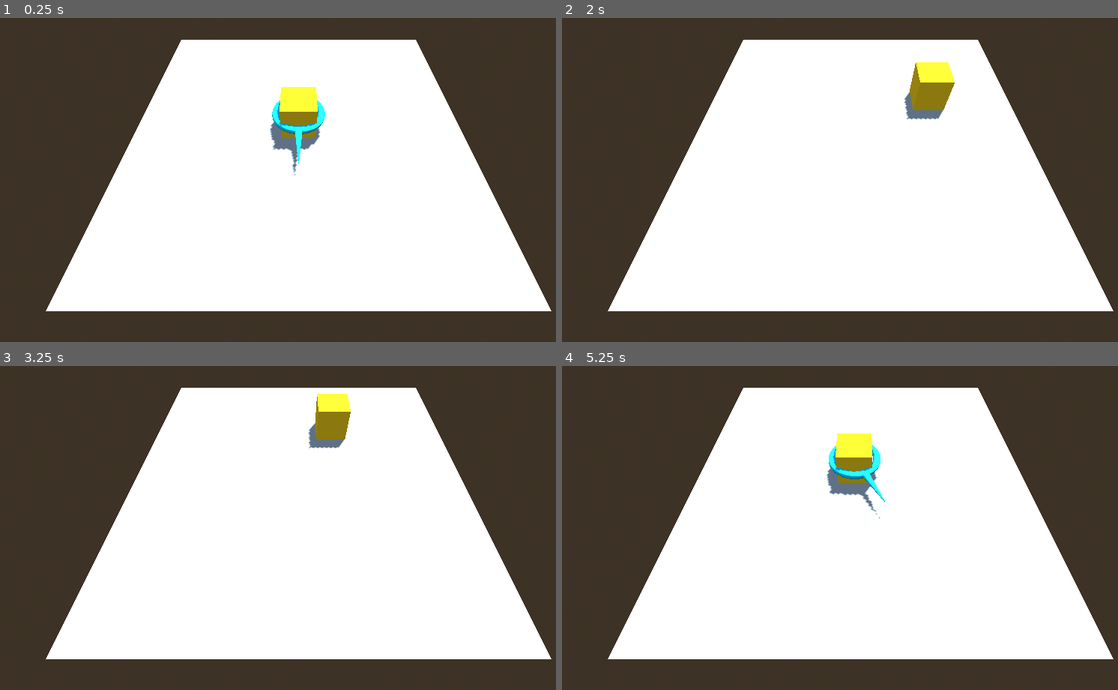
Above: before the commit, frames 1-4 (two rows, left to right).
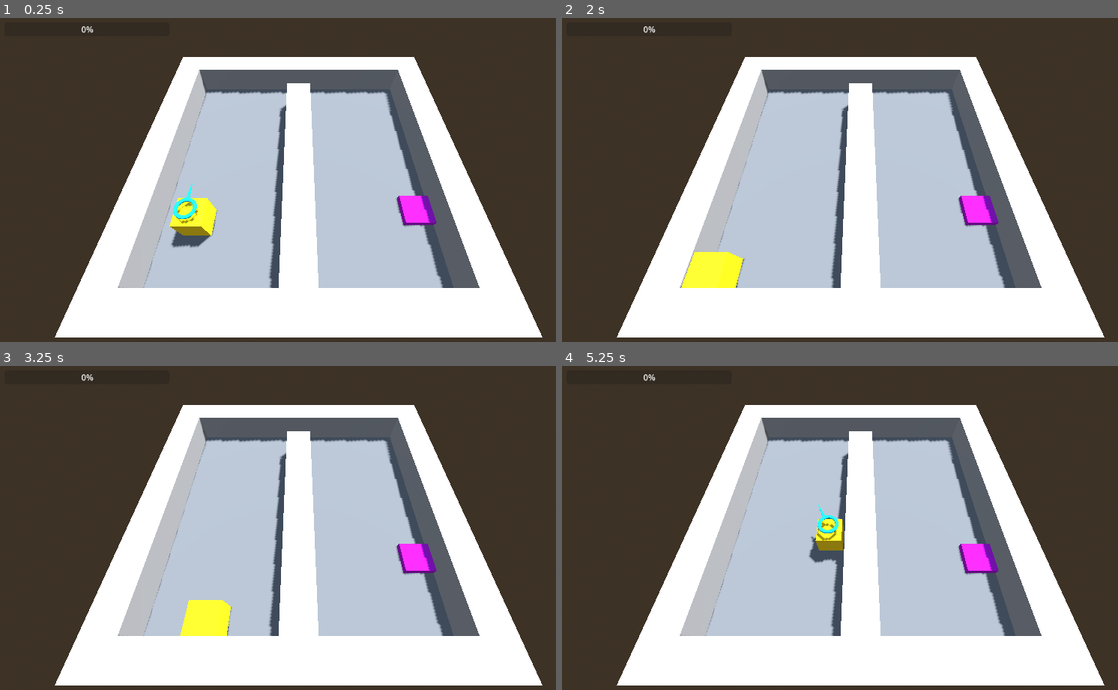
Above: after the commit, the same moments.

Repository: Rexol/press-to-exit
Game: Godot game, scene res://scenes/demo_scene.tscn
Two runs of this game, one before a commit and one after it. Both use one fixed random seed, a clock stepped at 60 frames per second and the inputs below. The project has no main scene, so this scene is started directly.
Inputs:
- Up to frame 1 (0.25 s): no input
- Up to frame 2 (2 s): tap Enter at 0.5 s; hold Space (latter_button) 0.53-1.28 s; tap Space (latter_button) at 1.35 s
- Up to frame 3 (3.25 s): hold Space (latter_button) 2.03-2.78 s; tap Space (latter_button) at 2.85 s
- Up to frame 4 (5.25 s): hold Space (latter_button) 3.53-4.28 s; tap Space (latter_button) at 4.35 s; hold Space (latter_button) from 5.03 s (still down)

The runs differ from the first frame. In frame 1, 45% of the frame differs, in the area x 8-100%, y 2-99%; in frame 2, 44%; in frame 3, 44%; in frame 4, 45%.

Commit message:
Add slot and door

Diff:
--- a/scenes/demo_scene.tscn
+++ b/scenes/demo_scene.tscn
@@ -1,6 +1,7 @@
-[gd_scene load_steps=6 format=3 uid="uid://b6jfqn13ciqwu"]
+[gd_scene load_steps=8 format=3 uid="uid://b6jfqn13ciqwu"]
 
 [ext_resource type="PackedScene" uid="uid://qn2ndofseqlm" path="res://scenes/player.tscn" id="1_ayjxf"]
+[ext_resource type="PackedScene" uid="uid://ccv27786t0nnb" path="res://scenes/slot_and_door.tscn" id="2_wyrjo"]
 
 [sub_resource type="ProceduralSkyMaterial" id="ProceduralSkyMaterial_awnil"]
 sky_horizon_color = Color(0.64625, 0.65575, 0.67075, 1)
@@ -14,23 +15,55 @@
 sky = SubResource("Sky_5upgx")
 tonemap_mode = 2
 
+[sub_resource type="StandardMaterial3D" id="StandardMaterial3D_uwhrt"]
+albedo_color = Color(0.393086, 0.393086, 0.393085, 1)
+
 [sub_resource type="PlaneMesh" id="PlaneMesh_obcdt"]
+material = SubResource("StandardMaterial3D_uwhrt")
 size = Vector2(10, 10)
 
 [node name="DemoScene" type="Node3D"]
 
 [node name="DirectionalLight3D" type="DirectionalLight3D" parent="."]
-transform = Transform3D(-0.866025, -0.433013, 0.25, 0, 0.5, 0.866025, -0.5, 0.75, -0.433013, 0, 0, 0)
+transform = Transform3D(-0.721493, -0.599653, 0.34621, -9.83852e-09, 0.5, 0.866026, -0.692422, 0.624832, -0.360747, 0, 0, 0)
 shadow_enabled = true
 
 [node name="WorldEnvironment" type="WorldEnvironment" parent="."]
 environment = SubResource("Environment_n2e0q")
 
 [node name="MainCamera" type="Camera3D" parent="."]
-transform = Transform3D(1, 0, 0, 0, 0.5, 0.866025, 0, -0.866025, 0.5, 0, 5, 5)
+transform = Transform3D(1, 0, 0, 0, 0.5, 0.866025, 0, -0.866025, 0.5, 0, 7, 5)
 
 [node name="MeshInstance3D" type="MeshInstance3D" parent="."]
 mesh = SubResource("PlaneMesh_obcdt")
 
 [node name="Player" parent="." instance=ExtResource("1_ayjxf")]
-transform = Transform3D(1, 0, 0, 0, 1, 0, 0, 0, 1, 0, 0.5, 0)
+transform = Transform3D(-1, 0, -8.74228e-08, 0, 1, 0, 8.74228e-08, 0, -1, -3.26508, 0.5, 2.42871)
+
+[node name="CSGBox3D" type="CSGBox3D" parent="."]
+transform = Transform3D(1, 0, 0, 0, 1, 0, 0, 0, 1, 0, 0.5, -5)
+use_collision = true
+size = Vector3(11, 1, 1)
+
+[node name="CSGBox3D4" type="CSGBox3D" parent="."]
+transform = Transform3D(1, 0, 0, 0, 1, 0, 0, 0, 1, 0, 0.5, 5)
+use_collision = true
+size = Vector3(11, 1, 1)
+
+[node name="CSGBox3D2" type="CSGBox3D" parent="."]
+transform = Transform3D(1, 0, 0, 0, 1, 0, 0, 0, 1, -5, 0.5, 0)
+use_collision = true
+size = Vector3(1, 1, 11)
+
+[node name="CSGBox3D3" type="CSGBox3D" parent="."]
+transform = Transform3D(1, 0, 0, 0, 1, 0, 0, 0, 1, 5, 0.5, -1)
+use_collision = true
+size = Vector3(1, 1, 9)
+
+[node name="CSGBox3D5" type="CSGBox3D" parent="."]
+transform = Transform3D(1, 0, 0, 0, 1, 0, 0, 0, 1, 0, 0.5, 0.5)
+use_collision = true
+size = Vector3(1, 1, 8)
+
+[node name="SlotAndDoor" parent="." instance=ExtResource("2_wyrjo")]
+transform = Transform3D(1.19249e-08, 0, -1, 0, 1, 0, 1, 0, 1.19249e-08, 5, 0.5, 4)
--- /dev/null
+++ b/scenes/door.tscn
@@ -0,0 +1,48 @@
+[gd_scene load_steps=7 format=3 uid="uid://dmba417rg84tb"]
+
+[ext_resource type="Script" path="res://scripts/door.gd" id="1_ae7c6"]
+
+[sub_resource type="BoxMesh" id="BoxMesh_gw0f5"]
+
+[sub_resource type="ConcavePolygonShape3D" id="ConcavePolygonShape3D_yx6cg"]
+data = PackedVector3Array(-0.5, 0.5, 0.5, 0.5, 0.5, 0.5, -0.5, -0.5, 0.5, 0.5, 0.5, 0.5, 0.5, -0.5, 0.5, -0.5, -0.5, 0.5, 0.5, 0.5, -0.5, -0.5, 0.5, -0.5, 0.5, -0.5, -0.5, -0.5, 0.5, -0.5, -0.5, -0.5, -0.5, 0.5, -0.5, -0.5, 0.5, 0.5, 0.5, 0.5, 0.5, -0.5, 0.5, -0.5, 0.5, 0.5, 0.5, -0.5, 0.5, -0.5, -0.5, 0.5, -0.5, 0.5, -0.5, 0.5, -0.5, -0.5, 0.5, 0.5, -0.5, -0.5, -0.5, -0.5, 0.5, 0.5, -0.5, -0.5, 0.5, -0.5, -0.5, -0.5, 0.5, 0.5, 0.5, -0.5, 0.5, 0.5, 0.5, 0.5, -0.5, -0.5, 0.5, 0.5, -0.5, 0.5, -0.5, 0.5, 0.5, -0.5, -0.5, -0.5, 0.5, 0.5, -0.5, 0.5, -0.5, -0.5, -0.5, 0.5, -0.5, 0.5, 0.5, -0.5, -0.5, -0.5, -0.5, -0.5)
+
+[sub_resource type="Animation" id="Animation_xqfjb"]
+length = 0.001
+tracks/0/type = "position_3d"
+tracks/0/imported = false
+tracks/0/enabled = true
+tracks/0/path = NodePath(".")
+tracks/0/interp = 1
+tracks/0/loop_wrap = true
+tracks/0/keys = PackedFloat32Array(0, 1, 0, 0, 0, 0.366667, 1, 0, -0.6, 0)
+
+[sub_resource type="Animation" id="Animation_tcude"]
+resource_name = "door_open"
+tracks/0/type = "position_3d"
+tracks/0/imported = false
+tracks/0/enabled = true
+tracks/0/path = NodePath(".")
+tracks/0/interp = 1
+tracks/0/loop_wrap = true
+tracks/0/keys = PackedFloat32Array(0, 1, 0, 0, 0, 0.4, 1, 0, -1.5, 0)
+
+[sub_resource type="AnimationLibrary" id="AnimationLibrary_0saju"]
+_data = {
+"RESET": SubResource("Animation_xqfjb"),
+"door_open": SubResource("Animation_tcude")
+}
+
+[node name="Door" type="StaticBody3D"]
+script = ExtResource("1_ae7c6")
+
+[node name="MeshInstance3D" type="MeshInstance3D" parent="."]
+mesh = SubResource("BoxMesh_gw0f5")
+
+[node name="CollisionShape3D" type="CollisionShape3D" parent="."]
+shape = SubResource("ConcavePolygonShape3D_yx6cg")
+
+[node name="AnimationPlayer" type="AnimationPlayer" parent="."]
+libraries = {
+"": SubResource("AnimationLibrary_0saju")
+}
--- /dev/null
+++ b/scenes/interaction_slot.tscn
@@ -0,0 +1,32 @@
+[gd_scene load_steps=5 format=3 uid="uid://rin1wsdgxdc3"]
+
+[ext_resource type="Script" path="res://scripts/interaction_slot.gd" id="1_mfxjo"]
+
+[sub_resource type="StandardMaterial3D" id="StandardMaterial3D_mgbir"]
+albedo_color = Color(0.664833, 0.000816009, 0.750442, 1)
+
+[sub_resource type="BoxMesh" id="BoxMesh_3phby"]
+material = SubResource("StandardMaterial3D_mgbir")
+size = Vector3(1, 0.2, 1)
+
+[sub_resource type="BoxShape3D" id="BoxShape3D_x07l8"]
+size = Vector3(1, 0.2, 1)
+
+[node name="InteractionSlot" type="Node3D"]
+script = ExtResource("1_mfxjo")
+metadata/_edit_horizontal_guides_ = [10.0]
+metadata/_edit_vertical_guides_ = [10.0]
+
+[node name="MeshInstance3D" type="MeshInstance3D" parent="."]
+mesh = SubResource("BoxMesh_3phby")
+
+[node name="Area3D" type="Area3D" parent="."]
+
+[node name="CollisionShape3D" type="CollisionShape3D" parent="Area3D"]
+shape = SubResource("BoxShape3D_x07l8")
+
+[node name="ProgressBar" type="ProgressBar" parent="."]
+offset_left = 10.0
+offset_top = 11.0
+offset_right = 328.0
+offset_bottom = 38.0
--- a/scenes/player.tscn
+++ b/scenes/player.tscn
@@ -7,9 +7,10 @@
 
 [sub_resource type="BoxMesh" id="BoxMesh_liva5"]
 material = SubResource("StandardMaterial3D_fileg")
+size = Vector3(0.9, 0.9, 0.9)
 
-[sub_resource type="ConvexPolygonShape3D" id="ConvexPolygonShape3D_qkota"]
-points = PackedVector3Array(-0.5, -0.5, -0.5, 0.5, 0.5, 0.5, 0.5, -0.5, 0.5, 0.5, 0.5, -0.5, -0.5, 0.5, 0.5, 0.5, -0.5, -0.5, -0.5, -0.5, 0.5, -0.5, 0.5, -0.5)
+[sub_resource type="ConvexPolygonShape3D" id="ConvexPolygonShape3D_r5pgc"]
+points = PackedVector3Array(-0.449975, -0.45, -0.45, 0.45, 0.45, 0.45, 0.45, 0.45, -0.45, -0.449975, 0.45, 0.45, 0.45, -0.45, 0.45, -0.449975, 0.45, -0.45, -0.449975, -0.45, 0.45, 0.45, -0.45, -0.45)
 
 [sub_resource type="Animation" id="Animation_8mal4"]
 length = 0.001
@@ -23,6 +24,7 @@
 
 [sub_resource type="Animation" id="Animation_8hi2g"]
 resource_name = "press_feedback"
+length = 0.5
 step = 0.1
 tracks/0/type = "scale_3d"
 tracks/0/imported = false
@@ -30,12 +32,23 @@
 tracks/0/path = NodePath("MeshInstance3D")
 tracks/0/interp = 1
 tracks/0/loop_wrap = true
-tracks/0/keys = PackedFloat32Array(0, 1, 1, 1, 1, 0.1, 1, 0.9, 0.8, 0.9, 0.2, 1, 1, 1, 1)
+tracks/0/keys = PackedFloat32Array(0, 1, 1, 1, 1, 0.2, 1, 0.9, 0.8, 0.9)
+
+[sub_resource type="Animation" id="Animation_3ignl"]
+length = 0.5
+tracks/0/type = "scale_3d"
+tracks/0/imported = false
+tracks/0/enabled = true
+tracks/0/path = NodePath("MeshInstance3D")
+tracks/0/interp = 1
+tracks/0/loop_wrap = true
+tracks/0/keys = PackedFloat32Array(0, 1, 0.9, 0.8, 0.9, 0.2, 1, 1, 1, 1)
 
 [sub_resource type="AnimationLibrary" id="AnimationLibrary_ebbt0"]
 _data = {
 "RESET": SubResource("Animation_8mal4"),
-"press_feedback": SubResource("Animation_8hi2g")
+"press_feedback": SubResource("Animation_8hi2g"),
+"release_feedback": SubResource("Animation_3ignl")
 }
 
 [sub_resource type="StandardMaterial3D" id="StandardMaterial3D_f6u26"]
@@ -44,24 +57,26 @@
 [sub_resource type="CylinderMesh" id="CylinderMesh_2t5od"]
 material = SubResource("StandardMaterial3D_f6u26")
 top_radius = 0.01
-bottom_radius = 0.1
-height = 1.0
+bottom_radius = 0.05
+height = 0.5
 
 [sub_resource type="StandardMaterial3D" id="StandardMaterial3D_3ft8b"]
 albedo_color = Color(9.81867e-06, 0.740239, 0.896444, 1)
 
 [sub_resource type="TorusMesh" id="TorusMesh_4x5v7"]
 material = SubResource("StandardMaterial3D_3ft8b")
-outer_radius = 0.7
+inner_radius = 0.2
+outer_radius = 0.3
 
 [node name="Player" type="CharacterBody3D" groups=["cube"]]
+motion_mode = 1
 script = ExtResource("1_stk45")
 
 [node name="MeshInstance3D" type="MeshInstance3D" parent="."]
 mesh = SubResource("BoxMesh_liva5")
 
 [node name="CollisionShape3D" type="CollisionShape3D" parent="."]
-shape = SubResource("ConvexPolygonShape3D_qkota")
+shape = SubResource("ConvexPolygonShape3D_r5pgc")
 
 [node name="AnimationPlayer" type="AnimationPlayer" parent="."]
 libraries = {
@@ -69,10 +84,10 @@
 }
 
 [node name="ArrowPivot" type="Node3D" parent="."]
-transform = Transform3D(1.1, 0, 0, 0, 1.1, 0, 0, 0, 1.1, 0, 0, 0)
+transform = Transform3D(1.1, 0, 0, 0, 1.1, 0, 0, 0, 1.1, 0, 0.7, 0)
 
 [node name="DirectionArrow" type="MeshInstance3D" parent="ArrowPivot"]
-transform = Transform3D(1, 0, 0, 0, -4.37114e-08, -1, 0, 1, -4.37114e-08, 0, 0, 1.112)
+transform = Transform3D(1, 0, 0, 0, -4.37114e-08, -1, 0, 1, -4.37114e-08, 0, 0, 0.5)
 mesh = SubResource("CylinderMesh_2t5od")
 skeleton = NodePath("../..")
 
--- /dev/null
+++ b/scenes/slot_and_door.tscn
@@ -0,0 +1,13 @@
+[gd_scene load_steps=4 format=3 uid="uid://ccv27786t0nnb"]
+
+[ext_resource type="Script" path="res://scripts/slot_and_door.gd" id="1_oicyr"]
+[ext_resource type="PackedScene" uid="uid://dmba417rg84tb" path="res://scenes/door.tscn" id="1_q6fiq"]
+[ext_resource type="PackedScene" uid="uid://rin1wsdgxdc3" path="res://scenes/interaction_slot.tscn" id="2_yrf4a"]
+
+[node name="SlotAndDoor" type="Node3D"]
+script = ExtResource("1_oicyr")
+
+[node name="Door" parent="." instance=ExtResource("1_q6fiq")]
+
+[node name="InteractionSlot" parent="." instance=ExtResource("2_yrf4a")]
+transform = Transform3D(1, 0, 0, 0, 1, 0, 0, 0, 1, -2, -0.4, 1)
--- /dev/null
+++ b/scripts/door.gd
@@ -0,0 +1,6 @@
+extends StaticBody3D
+
+@onready var animation_player = $AnimationPlayer
+
+func open():
+	animation_player.play("door_open")
--- /dev/null
+++ b/scripts/interaction_slot.gd
@@ -0,0 +1,76 @@
+extends Node3D
+
+signal open_door
+
+@export var required_hold_time: float = 2.0
+@export var double_tap_time: float = 0.3
+
+var progress_timer: float = 0.0
+var player_inside = false
+var original_scale: Vector3
+var last_press_time: float = -1.0
+
+@onready var progress_bar = $ProgressBar
+@onready var area = $Area3D
+
+func _ready():
+	area.body_entered.connect(_on_body_entered)
+	area.body_exited.connect(_on_body_exited)
+
+func _on_body_entered(body):
+	if body.is_in_group("cube"):  # Make sure cube is in "cube" group
+		player_inside = true
+		original_scale = body.scale  # Store original scale
+		body.scale *= 0.9  # Shrink the cube to 90%
+
+		# Preserve Y position while aligning X and Z to the slot
+		var new_position = body.global_transform.origin
+		new_position.x = global_transform.origin.x
+		new_position.z = global_transform.origin.z
+		body.global_transform.origin = new_position  # Apply position correction
+
+		# Stop cube movement (assuming cube has a method for this)
+		if body.has_method("lock_movement"):
+			body.lock_movement(true)
+
+func _on_body_exited(body):
+	if body.is_in_group("cube"):
+		reset_cube(body)
+
+	progress_bar.visible = false
+
+func reset_cube(body):
+	var current_position = body.global_transform.origin  # Get current position
+	var fixed_y = current_position.y  # Store the Y position to keep it consistent
+
+	player_inside = false
+	progress_timer = 0.0
+	progress_bar.value = 0
+
+	# Reset cube scale
+	body.scale = original_scale
+
+	# Unlock movement
+	if body.has_method("lock_movement"):
+		body.lock_movement(false)
+
+	# Keep the cube on the same plane
+	var new_position = body.global_transform.origin
+	new_position.y = fixed_y  # Maintain Y position
+	body.global_transform.origin = new_position
+
+func _process(delta):
+	if player_inside:
+		if Input.is_action_just_pressed("latter_button"):
+			var current_time = Time.get_ticks_msec() / 1000.0
+			if last_press_time > 0 and (current_time - last_press_time) <= double_tap_time:
+				reset_cube(get_tree().get_nodes_in_group("cube")[0])
+			last_press_time = current_time
+		if Input.is_action_pressed("latter_button"):
+			progress_timer += delta
+			progress_bar.value = (progress_timer / required_hold_time) * 100
+			if progress_timer >= required_hold_time:
+				emit_signal("open_door")
+		elif player_inside and Input.is_action_just_released("latter_button"):
+			progress_timer = 0.0
+			progress_bar.value = 0
--- a/scripts/player.gd
+++ b/scripts/player.gd
@@ -14,7 +14,7 @@
 var moving = false
 var start_position = Vector3.ZERO
 var rotation_direction = 1  # 1 - clockwise, -1 - counterclockwise
-
+var locked = false
 
 func _input(event):
 	if moving:
@@ -22,12 +22,17 @@
 		moving = false
 
 	if event.is_action_pressed("latter_button"):
+		anim_player.play("press_feedback")
+		if locked:
+			return
 		selecting_direction = true
 		ring.visible = true
 		arrow.visible = true
-		anim_player.play("press_feedback")
 
 	elif event.is_action_released("latter_button"):
+		anim_player.play("release_feedback")
+		if locked:
+			return
 		selecting_direction = false
 		ring.visible = false
 		arrow.visible = false
@@ -51,3 +56,8 @@
 		if global_transform.origin.distance_to(start_position) >= travel_distance:
 			moving=false
 			velocity=Vector3.ZERO
+
+func lock_movement(val: bool):
+	moving=false
+	velocity=Vector3.ZERO
+	locked=val
--- /dev/null
+++ b/scripts/slot_and_door.gd
@@ -0,0 +1,14 @@
+extends Node3D
+
+@onready var slot = $InteractionSlot
+@onready var door = $Door
+
+func _ready():
+	# Connect the slot's "open_door" signal to the door's "open" function
+	if slot.has_signal("open_door"):
+		slot.open_door.connect(door.open)
+
+
+# Called every frame. 'delta' is the elapsed time since the previous frame.
+func _process(delta: float) -> void:
+	pass
Not shown: 1 places in scenes/player.tscn that only renumber resources
